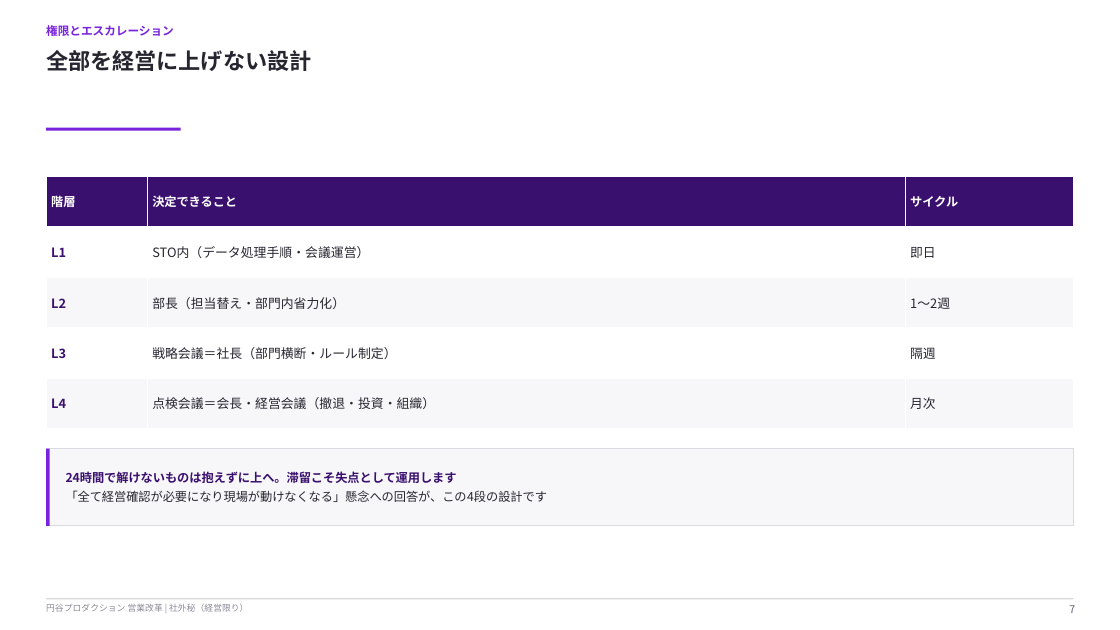
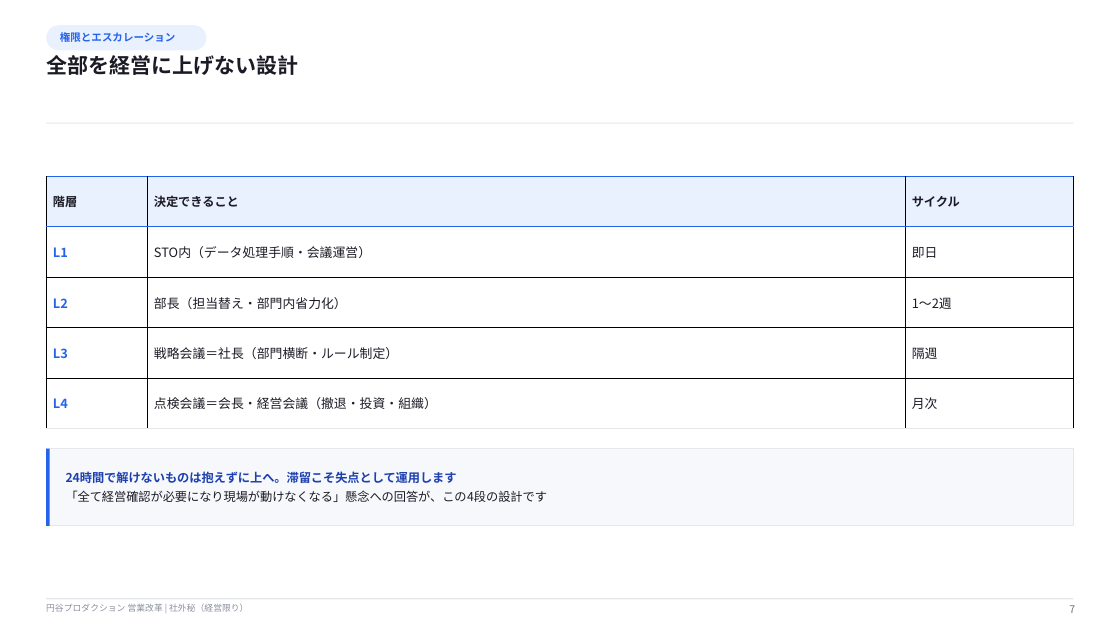
Before and after one commit to hayatoshintani-spe/kessho-lens, a slide deck: slide 7 of docs/営業改革_STO立ち上げ_山本会長共有資料.pptx. Drawn at 1120x630 pixels with LibreOffice and Linux fonts; fonts in the diff are those of the drawing. Boxes give left, top, right and bottom in pixels: in the first picture for what was removed or moved away, otherwise in the second. Text is boxed around its words. In the diff, an @@ line names an element or a change of style, - is before the commit and + after.

```diff
--- a/docs/営業改革_STO立ち上げ_山本会長共有資料.pptx
+++ b/docs/営業改革_STO立ち上げ_山本会長共有資料.pptx
@@ rounded rectangle "権限とエスカレーション": place and size @@
-rounded rectangle "権限とエスカレーション" at bbox=[46, 25, 174, 36]
+rounded rectangle "権限とエスカレーション" at bbox=[46, 25, 207, 50]
@@ rounded rectangle "権限とエスカレーション" at bbox=[46, 25, 207, 50]: size 10 to 9 pt, text colour #7823DC to #2563EB; less space between paragraphs; vertical alignment top to middle; fill none to #EAF1FE @@
@@ text "全部を経営に上げない設計" at bbox=[46, 55, 298, 75]: size 19 to 18 pt, text colour #262630 to #1B1B26 @@
@@ rectangle removed at bbox=[46, 128, 181, 131] @@
@@ rectangle added at bbox=[46, 123, 1074, 124], fill #E5E7EB @@
@@ table at bbox=[46, 176, 1073, 429] @@
@@ fill #3A106E to #EAF1FE in row 1 @@
@@ fill #F7F7F9 to #FFFFFF in 6 cells @@
@@ text colour #FFFFFF to #1B1B26 in "階層", "決定できること", "サイクル" @@
@@ text colour #3A106E to #2563EB in "L1", "L2", "L3", "L4" @@
@@ text colour #262630 to #1B1B26 in "STO内（データ処理手順・会議運営）", "即日", "部長（担当替え・部門内省力化）", "1〜2週" and 4 more places @@
@@ borders changed @@
@@ rectangle at bbox=[46, 449, 1074, 526]: fill #F7F7F9 to #F6F8FB; outline #D9D9E0 0.75 pt to #E5E7EB 0.75 pt @@
@@ rectangle at bbox=[46, 449, 50, 526]: fill #7823DC to #2563EB @@
@@ text "24時間で解けないものは抱えずに上へ。滞留こそ失点として運用します" at bbox=[66, 471, 547, 502]: text colour #3A106E to #1E40AF in "24時間で解けないものは抱えずに上へ。滞留こそ失点として運用します"; text colour #262630 to #1B1B26 in "「全て経営確認が必要になり現場が動けなくなる」懸念への回答が、この4段の設計です" @@
```
Also in this commit, not shown: 11 other slides changed, 7 other files.
